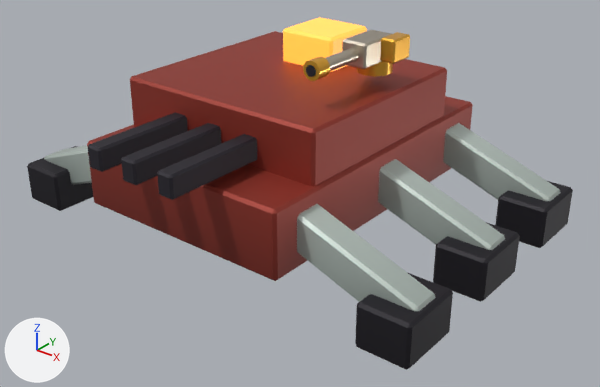
Two versions of the glTF model github-io/public/models/ironsovereign.glb, one commit apart.
One viewpoint serves both versions: a 50 mm lens placed at (12.09, -14.76, 9.77), pointed at (0.87, -0.73, 1.07). The axes (+X, +Y, +Z) are drawn at lower left. The lights are the same throughout. The picture after the commit comes second. Where no turn or scale is listed for an object, it has been applied to the vertices.

In view in the first picture: 'Auxiliary muzzle bore', 'Auxiliary receiver', 'Auxiliary swivel', 'Cannon', 'Carapace', 'Chassis', 'Core', 'Foot', 'Foot.001', 'Foot.003', 'Foot.005', 'Strut.001', 'Strut.003', 'Strut.005' and 1 more.
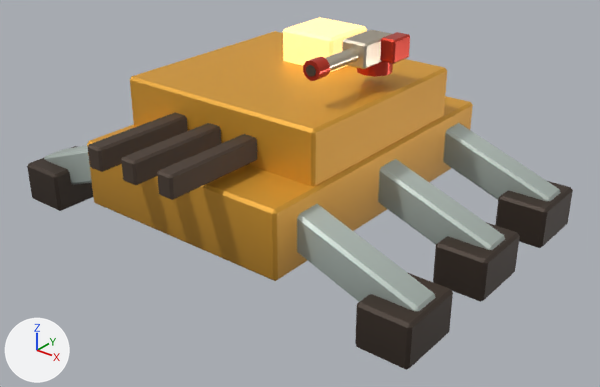
What differs and where, as boxes (x1, y1, x2, y2) in the pictures (600 x 387 px):
'Carapace', surface changed (brown to orange): (130, 31, 447, 186) in both
'Chassis', surface changed (lighter): (87, 96, 473, 281) in both
'Cannon', surface changed: (88, 112, 257, 200) in both
'Foot.001', surface changed: (355, 274, 453, 370) in both
'Foot.003', surface changed: (433, 224, 520, 302) in both
'Foot.005', surface changed: (495, 182, 573, 248) in both
'Core', recoloured, surface changed (yellow to beige): (283, 17, 367, 72) in both
'Foot', surface changed: (27, 157, 93, 211) in both
'Auxiliary swivel', recoloured (orange to red): (303, 32, 410, 81) in both
'Auxiliary receiver', surface changed: (325, 30, 392, 71) in both
'Auxiliary muzzle bore', surface changed: (306, 65, 316, 77) in both

What changed in the scene script:
```text
Change mat_armor:
    where n2 = _N.new('ShaderNodeMix'); n2.name = 'Mix'
    n2.inputs[7].default_value: (0.328, 0.0423, 0.0273, 1.0) -> (0.791, 0.392, 0.0395, 1.0)  # 'B', red #9b3a2e -> 'B', orange #e6a838
Change mat_undercarriage:
    where n2 = _N.new('ShaderNodeMix'); n2.name = 'Mix'
    n2.inputs[7].default_value: (0.0262, 0.0232, 0.0331, 1.0) -> (0.0887, 0.0612, 0.0452, 1.0)  # 'B', dark grey #2d2a33 -> 'B', brown #54463c
Change mat_bosscore:
    where n0 = _N.new('ShaderNodeBsdfPrincipled'); n0.name = 'Principled BSDF'
    n0.inputs[27].default_value: (1.0, 0.323, 0.0296, 1.0) -> (1.0, 0.552, 0.102, 1.0)  # 'Emission Color', orange #ff9a30 -> 'Emission Color', orange #ffc45a
    where n2 = _N.new('ShaderNodeMix'); n2.name = 'Mix'
    n2.inputs[7].default_value: (1.0, 0.565, 0.102, 1.0) -> (1.0, 0.88, 0.552, 1.0)  # 'B', orange #ffc65a -> 'B', beige #fff1c4
Change mat_steel:
    where n2 = _N.new('ShaderNodeMix'); n2.name = 'Mix'
    n2.inputs[7].default_value: (0.584, 0.521, 0.423, 1.0) -> (0.687, 0.61, 0.479, 1.0)  # 'B', light grey #c9bfae -> 'B', pale yellow #d8cdb8
Add mat_crimson:
    mat_crimson = bpy.data.materials.new('Crimson')
    # nodes: BsdfPrincipled, Mix, OutputMaterial, VertexColor
    # colours: red #d8402c, mixed with the vertex colours
Change me_cylinder:
    where me_cylinder.from_pydata(...)  # 64 vertices, 116 faces; spans x -0.4..0.68, y -2.35..0.42, z -0.16..0.72
    remove me_cylinder.materials.append(mat_gold)
    add me_cylinder.materials.append(mat_crimson)
```
